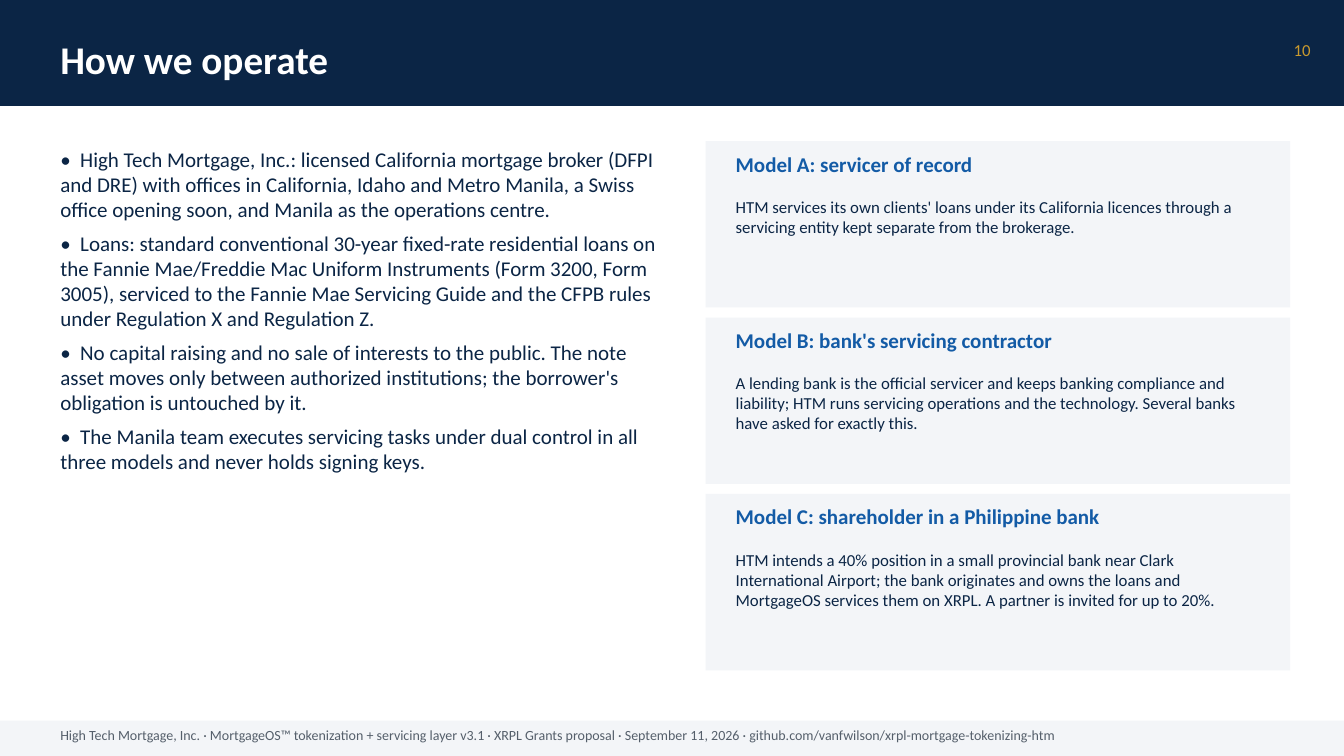
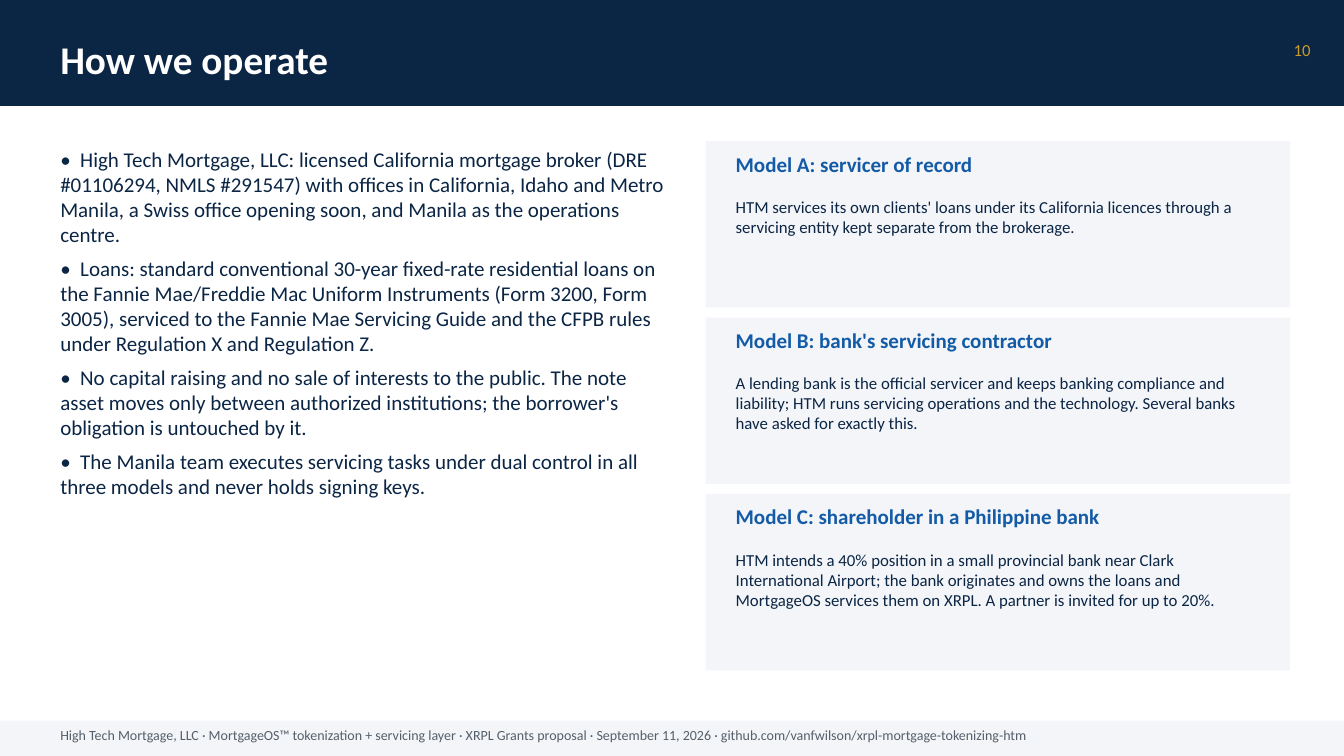
Before and after one commit to vanfwilson/xrpl-mortgage-tokenizing-htm, a slide deck: slide 10 of docs/grant-deck-2026-09-25.pptx. Drawn at 1344x756 pixels with LibreOffice and Linux fonts; fonts in the diff are those of the drawing. Boxes give left, top, right and bottom in pixels: in the first picture for what was removed or moved away, otherwise in the second. Text is boxed around its words. In the diff, an @@ line names an element or a change of style, - is before the commit and + after.

```diff
--- a/docs/grant-deck-2026-09-25.pptx
+++ b/docs/grant-deck-2026-09-25.pptx
@@ text at <box>60,152,663,242</box>: text changed @@
-• High Tech Mortgage, Inc.: licensed California mortgage broker (DFPI and DRE) with offices in California, Idaho and Metro Manila, a Swiss office opening soon, and Manila as the operations centre.
+• High Tech Mortgage, LLC: licensed California mortgage broker (DRE #01106294, NMLS #291547) with offices in California, Idaho and Metro Manila, a Swiss office opening soon, and Manila as the operations centre.
@@ text at <box>60,730,1026,743</box>: text changed @@
-High Tech Mortgage, Inc. · MortgageOS™ tokenization + servicing layer v3.1 · XRPL Grants proposal · September 11, 2026 · github.com/vanfwilson/xrpl-mortgage-tokenizing-htm
+High Tech Mortgage, LLC · MortgageOS™ tokenization + servicing layer · XRPL Grants proposal · September 11, 2026 · github.com/vanfwilson/xrpl-mortgage-tokenizing-htm
```
Also in this commit, not shown: 14 other slides changed, 1 other file.
